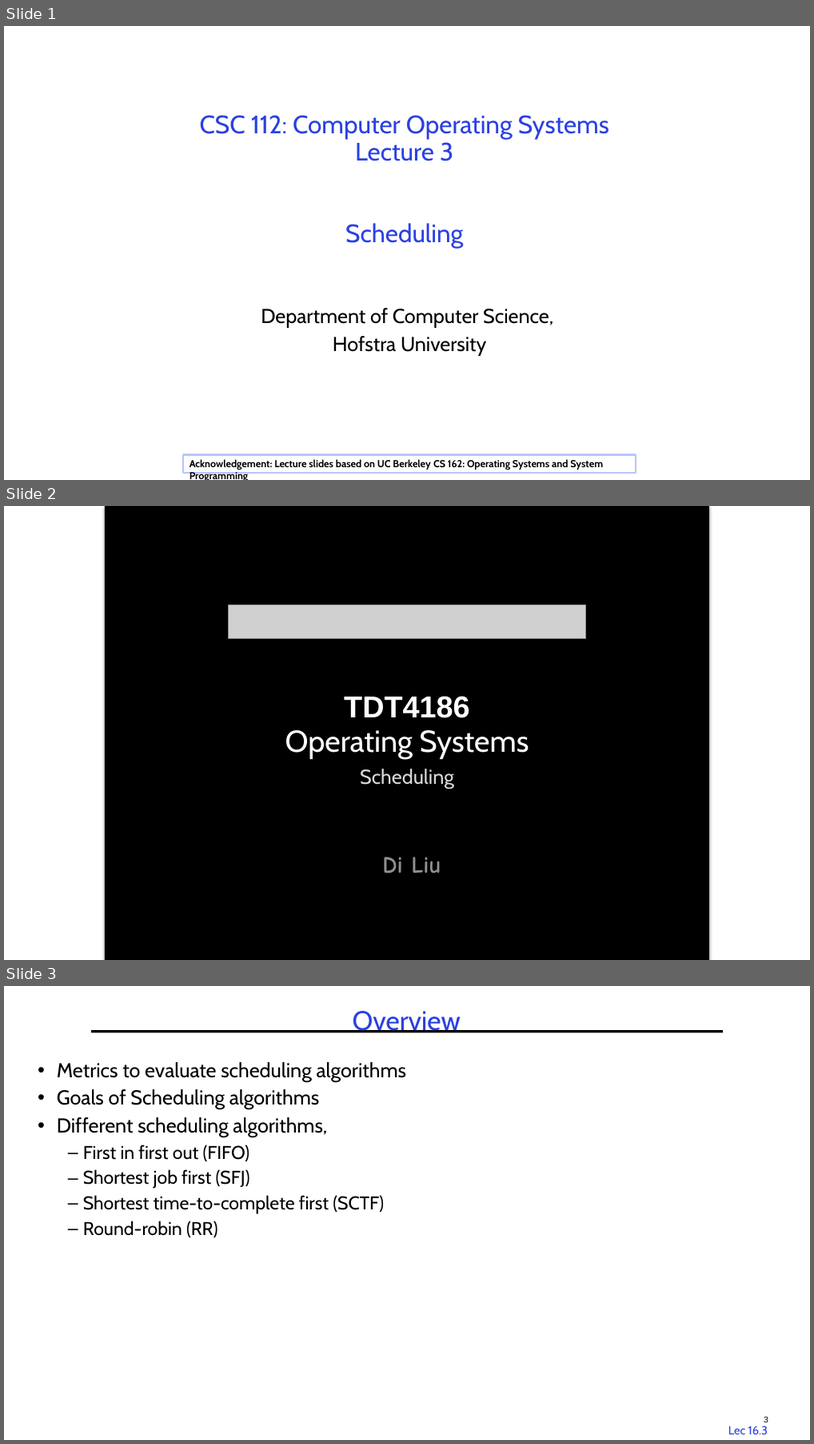
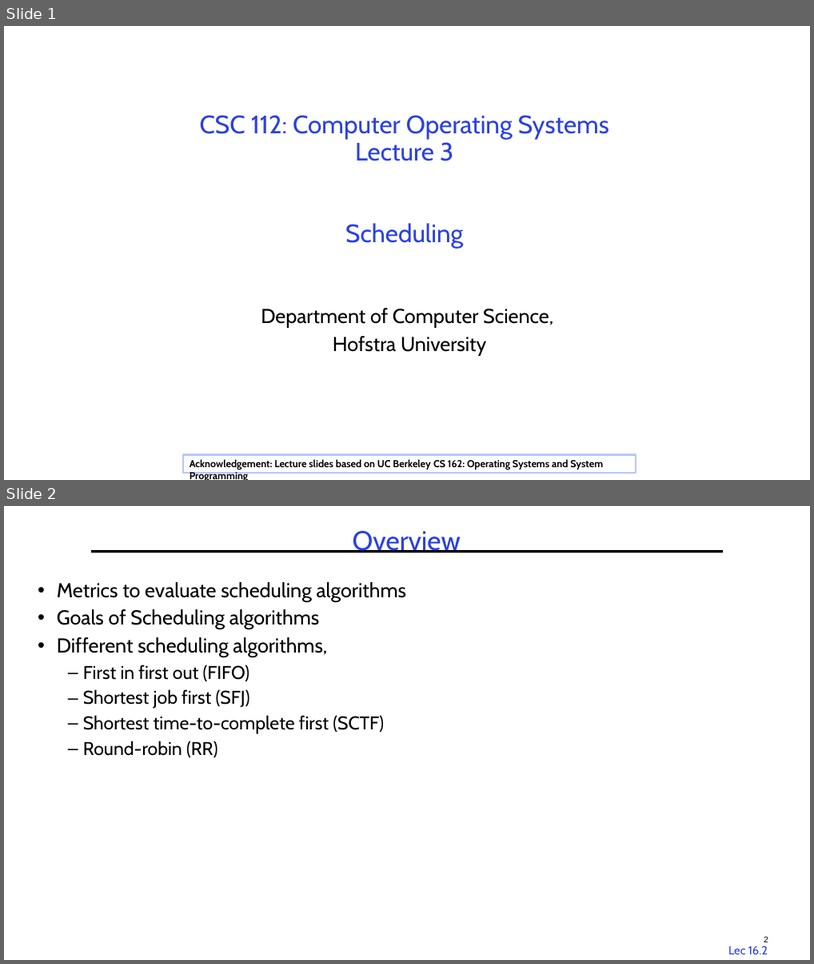
Before and after one commit to guhofstra/CSC256Fa25, a slide deck: PPTs/bak/L3 Scheduling.pptx. Shown one above the other, each under a label of ours: slides 1, 2 and 3 before the commit, slides 1 and 2 after it. The pictures are 814x1444 and 814x964 pixels, drawn with LibreOffice and Linux fonts; fonts in the diff are those of the drawing; grey boxes stand for pictures. Boxes give left, top, right and bottom in pixels: in the first picture for what was removed or moved away, otherwise in the second. Text is boxed around its words. In the diff, an @@ line names an element or a change of style, - is before the commit and + after.

```diff
--- a/PPTs/bak/L3 Scheduling.pptx
+++ b/PPTs/bak/L3 Scheduling.pptx
@@ slide 2 removed at [4, 506, 810, 960], background #FFFFFF @@
@@ rectangle removed at [105, 506, 710, 960] @@
@@ picture removed at [229, 604, 586, 638] @@
@@ text removed at [344, 696, 470, 718] @@
-TDT4186
@@ title removed at [286, 730, 530, 759] @@
-Operating Systems
@@ subtitle removed at [360, 768, 454, 788] @@
-Scheduling
@@ text removed at [382, 856, 441, 873] @@
-Di Liu
@@ what was slide 3 is now slide 2 @@
@@ page number at [729, 945, 768, 954]: text changed @@
-Lec 16.3
+Lec 16.2
```
Also in this commit, not shown: 15 other files.
